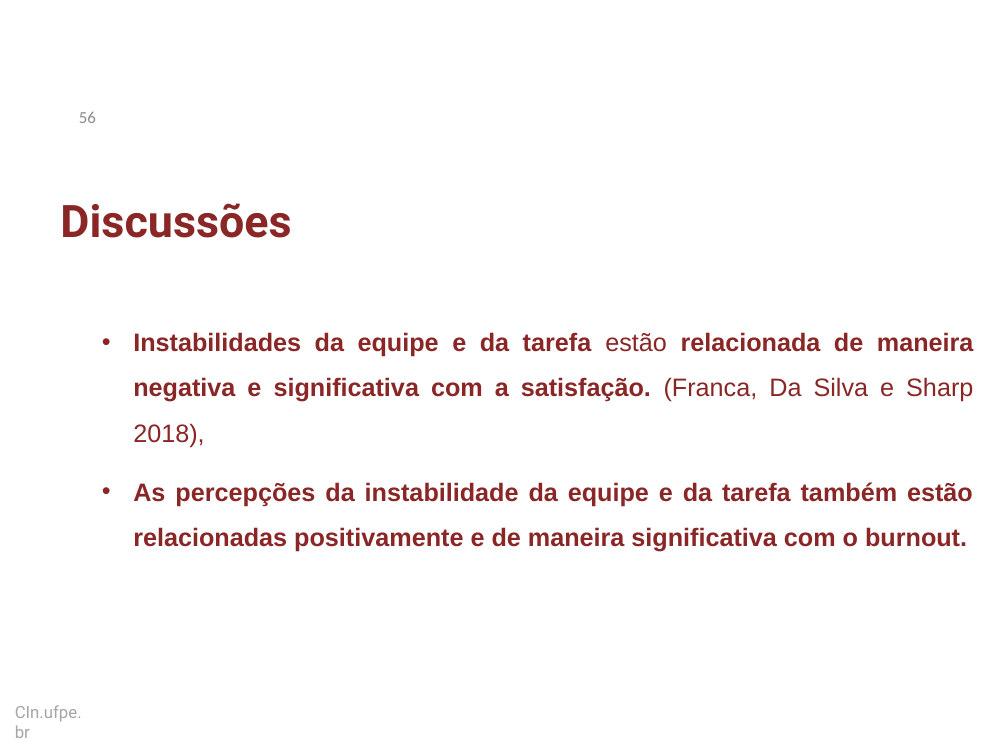
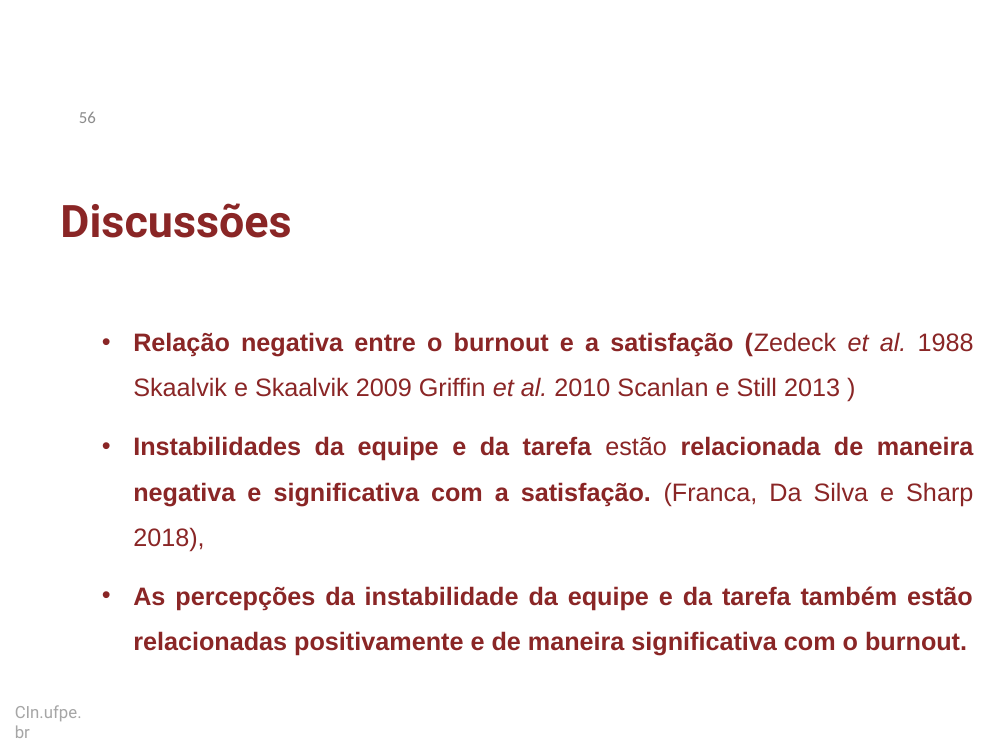
Before and after one commit to dan1lo/doutoradoR, a slide deck: slide 56 of apresentacao doutorado simplificado.pptx. Drawn at 1008x756 pixels with LibreOffice and Linux fonts; fonts in the diff are those of the drawing; background and template pictures are left out. Boxes give left, top, right and bottom in pixels: in the first picture for what was removed or moved away, otherwise in the second. Text is boxed around its words. In the diff, an @@ line names an element or a change of style, - is before the commit and + after.

```diff
--- a/apresentacao doutorado simplificado.pptx
+++ b/apresentacao doutorado simplificado.pptx
@@ text at [133, 332, 974, 397]: paragraph added @@
+• Relação negativa entre o burnout e a satisfação (Zedeck et al. 1988 Skaalvik e Skaalvik 2009 Griffin et al. 2010 Scanlan e Still 2013 )
```
Also in this commit, not shown: 3 other slides changed, 3 other files.
